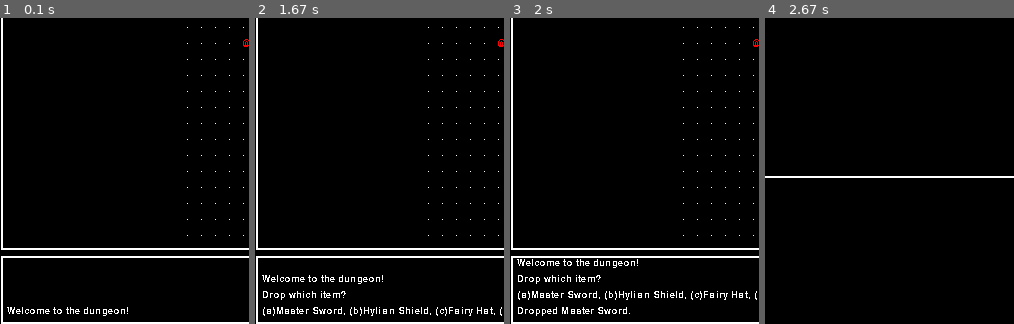
Above: before the commit, frames 1-4 (left to right).
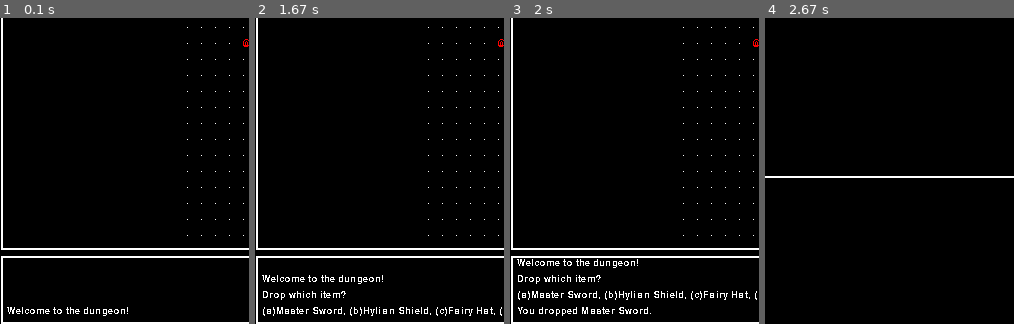
Above: after the commit, the same moments.

Repository: brandr/Roguelike_Python
Game: pygame game, started from gamelauncher.py
Two runs of this game, one before a commit and one after it. Both use one fixed random seed, a clock stepped at 60 frames per second and the inputs below.
Inputs:
- Up to frame 1 (0.1 s): no input
- Up to frame 2 (1.67 s): hold Up 0.33-0.8 s; hold Right 0.83-1.47 s; hold D 0.83-1.47 s
- Up to frame 3 (2 s): hold Left from 1.9 s (still down); hold A from 1.9 s (still down)
- Up to frame 4 (2.67 s): tap I at 2.05 s; release Left at 2.37 s; release A at 2.37 s
The pictures show only the part of the screen within x 7-57%, y 49-99%; the shares and areas given below are measured in that part.

Frames 1-2 are identical in both runs. In frame 3, 0.5% of the frame differs, in the area x 3-57%, y 94-98%; in frame 4, nothing differs.

Commit message:
implemented action queue for the player and used it to make it possible to drop multiple items. This cannot yet be interrupted, however

Diff:
--- a/action.py
+++ b/action.py
@@ -1,7 +1,10 @@
 "An action in the game which almost always consumes time."
 
 class Action:
+	""" Action(Being, Method, ?, int) -> Action
 
+	TODO
+	"""
 	def __init__(self, actor, method, arg, delay):
 		self.actor, self.method, self.arg, self.delay = actor, method, arg, delay
 
--- /dev/null
+++ b/actionqueue.py
@@ -0,0 +1,21 @@
+""" A chronologically ordered set of actions that a Being 'plans' to perform.
+"""
+
+from action import *
+
+class ActionQueue:
+	""" ActionQueue( ... ) -> ActionQueue
+
+	TODO
+	"""
+	def __init__(self):
+		self.actions = []
+
+	def enqueue_action(self, action):
+		self.actions.insert(0, action)
+
+	def dequeue_action(self):
+		return self.actions.pop()
+
+	def empty(self):
+		return len(self.actions) == 0
--- a/being.py
+++ b/being.py
@@ -2,6 +2,7 @@
 """
 
 from tile import *
+from actionqueue import *
 
 DEFAULT_COLOR = Color("#FFFFFF")
 
@@ -13,6 +14,7 @@
 	TODO: docstring
 	"""
 	def __init__(self, name):
+		self.action_queue = ActionQueue()
 		self.name = name
 		self.current_level = None
 		self.current_tile = None
@@ -51,7 +53,7 @@
 	def drop_item(self, item):
 		self.inventory.remove_item(item)
 		self.current_tile.add_item(item)
-		self.send_event("Dropped " + item.display_name() + ".")
+		self.send_event(self.display_name() + " dropped " + item.display_name() + ".")
 
 	def confirm_wield_item(self, item):
 		if(self.equipment_set != None):
--- a/monster.py
+++ b/monster.py
@@ -18,6 +18,7 @@
 		return 'M'			#TODO: figure out how monster symbols will be derived
 
 	def decide_next_turn(self):	#TODO: monster AI-based decision-making goes here
+		#TODO: may check action queue here. not sure.
 		player = self.current_level.player
 		if player != None:
 			self.melee_pursue(player)
@@ -44,5 +45,6 @@
 		else:
 			self.execute_action(self.wait, None, 1)
 
+		#TEMP
 	def temp_monster_attempt_melee_attack(self, being):
 		self.execute_action(self.melee_attack, being, self.attack_delay)
--- a/player.py
+++ b/player.py
@@ -47,10 +47,30 @@
 	def mp_display(self):
 		return str(self.magic_points[0]) + "/" + str(self.magic_points[1])
 
+	def decide_next_turn(self):
+		empty = self.action_queue.empty()
+		if(empty):
+			return
+		else:
+			action = self.action_queue.dequeue_action()
+			action.method(action.arg)
+
+	def enqueue_player_action(self, method, arg, delay):
+		action = Action(self, method, arg, delay)
+		self.action_queue.enqueue_action(action)
+
+	def execute_player_action(self, method, arg, delay):
+		method(arg)
+		self.current_level.enqueue_player_delay(self, delay)
+		self.end_turn()
+
+	def lowest_non_player_delay(self):
+		return self.current_level.turn_counter.lowest_non_player_delay()
+
 	def begin_wait(self, time):
 		self.execute_player_action(self.wait, None, time)
 
-	def wait(self, arg): #even though this method does nothing, it still seems to be necessary.
+	def wait(self, arg): #even though this method does nothing, it is still used to make the waiting process to work.
 		pass
 
 		# pick up items
@@ -88,7 +108,10 @@
 			self.send_event("You have no items to drop.")
 			return
 		if(multiple):
-			pass #TODO: case for dropping many items
+			item_list = self.inventory.item_select_list()
+			self.screen_manager.switch_to_select_list_screen(item_list, self, self.attempt_drop_item)
+			#self.screen_manager.switch_to_select_list_controls(item_list, self, self.attempt_drop_item)
+			return #TODO: case for dropping many items. (should probably open a selectlist screen with the "multiple" flag on, and the action set to some drop method.)
 		else:
 			self.drop_item_prompt()
 
@@ -132,7 +155,7 @@
 	def wield_item_prompt(self):
 		self.send_event("Wield which item?")
 		item_list = self.inventory.item_select_list()
-		self.screen_manager.switch_to_select_list_controls(item_list, self, self.wield_item)
+		self.screen_manager.switch_to_select_list_controls(item_list, self, self.wield_item, False, False)
 
 	def wield_item(self, item):
 		if(item.wielded):
@@ -177,7 +200,7 @@
 	def equip_item_prompt(self):
 		self.send_event("Equip which item?")
 		equip_list = self.inventory.equippable_item_select_list()
-		self.screen_manager.switch_to_select_list_controls(equip_list, self, self.equip_item)
+		self.screen_manager.switch_to_select_list_controls(equip_list, self, self.equip_item, False, False)
 
 	def equip_item(self, item):
 		if(item.equipped):
@@ -193,6 +216,7 @@
 		if(self.has_equipment_in_slot(slot)):
 			self.unequip_item_prompt(self.equipment_in_slot(slot), item)
 			return
+
 		# TODO: check for:
 		# attempting to remove chest armor while wearing a robe
 		# attemping to remove gloves while wielding a cursed item
@@ -222,11 +246,3 @@
 
 	def cancel_replace_equip(self, item):
 		self.send_event("Nevermind.")
-
-	def execute_player_action(self, action, arg, delay):
-		action(arg)
-		self.current_level.enqueue_player_delay(self, delay)
-		self.end_turn()
-
-	def lowest_non_player_delay(self):
-		return self.current_level.turn_counter.lowest_non_player_delay()
--- a/screenmanager.py
+++ b/screenmanager.py
@@ -43,11 +43,15 @@
 		dark = Surface((self.master_screen.get_width(), self.master_screen.get_height()))
 		self.master_screen.blit(dark, (0, 0))
 
-	def switch_to_select_list_screen(self, select_list, player, action):
-		select_screen = SelectListScreen(select_list, player, action)
+	def switch_to_select_list_screen(self, select_list, player, action, multiple = True):
+		controls = SelectListControls(select_list, player, action, False, multiple)
+		self.switch_controls(controls)
+		controls.open_expanded_select_list()
 
-	def switch_to_select_list_controls(self, select_list, player, action):
-		controls = SelectListControls(select_list, player, action)
+		#select_screen = SelectListScreen(select_list, player, action)
+
+	def switch_to_select_list_controls(self, select_list, player, action, multiple = False, expand_to_multiple = True):
+		controls = SelectListControls(select_list, player, action, multiple, expand_to_multiple)
 		self.switch_controls(controls)
 		list_message = select_list.list_message()
 		level = player.current_level
--- a/selectlist.py
+++ b/selectlist.py
@@ -10,6 +10,12 @@
 	def __init__(self, list_class, object_list):
 		self.list_class = list_class
 		self.object_list = object_list
+		self.toggles = []
+		self.initialize_toggles()
+
+	def initialize_toggles(self):
+		for i in range(len(self.object_list)):
+			self.toggles.append(False)
 
 	def list_message(self):
 		message = ""
@@ -20,6 +26,23 @@
 		last_object = self.object_list[length - 1]
 		message += self.index_letter_string(length - 1) + last_object.display_name(True) + ", (?)"
 		return message
+
+	def toggled_objects(self):
+		objects = []
+		for i in range(len(self.object_list)):
+			if(self.toggles[i]):
+				objects.append(self.select_object_at_index(i))
+		return objects
+
+	def toggle(self, letter):
+		index = ALPHABET.index(letter)
+		current = self.toggles[index]
+		self.toggles[index] = not current
+
+	def none_toggled(self):
+		for t in self.toggles:
+			if t == True: return False
+		return True
 
 	def select_object_at_index(self, index):
 		return self.object_list[index]
@@ -34,6 +57,12 @@
 	def index_letter_string(self, index):
 		return "(" + ALPHABET[index] + ")"
 
+	def index_toggle_string(self, index):
+		toggled = self.toggles[index]
+		if(toggled):
+			return "+"
+		return u"·"
+
 	def index_letter(self, index):
 		return ALPHABET[index]
 
--- a/selectlistcontrols.py
+++ b/selectlistcontrols.py
@@ -13,7 +13,7 @@
 
 	TODO
 	"""
-	def __init__(self, select_list, player, action, multiple = False, on_main_screen = True):
+	def __init__(self, select_list, player, action, multiple = False, expand_to_multiple = True, on_main_screen = True):
 		# TODO: make it possible to select multiple objects sometimes, but not always.
 		# consider other different selection modes.
 		Controls.__init__(self)
@@ -21,6 +21,7 @@
 		self.player = player
 		self.action = action
 		self.multiple = multiple
+		self.expand_to_multiple = expand_to_multiple
 		self.on_main_screen = on_main_screen
 		self.control_map = {}
 		self.initialize_control_map(SELECT_LIST_CONTROL_MAP)
@@ -30,11 +31,23 @@
 			self.control_map[letter] = SelectListControls.select_object
 
 	def select_object(self, letter):
+		if(not self.multiple):
+			self.select_object_single(letter)
+			return
+		self.select_object_multiple(letter)
+
+	def select_object_single(self, letter):
 		if(letter in self.control_map):
 			select_object = self.select_list.select_object_from_letter(letter)
 			self.exit_to_main_game_controls() #TODO: not the case if selection should not prompt this.
 			action = self.action
 			action(select_object)
+
+	def select_object_multiple(self, letter):
+		if(self.on_main_screen):
+			return #TEMP. Currently there is no case for multiple selections on main game screen.
+		if(letter in self.control_map):
+			self.select_list.toggle(letter)
 
 	def exit_to_main_game_controls(self, key = None):
 		if(not self.on_main_screen):
@@ -46,18 +59,38 @@
 		select_list_screen = self.select_list_screen(self.select_list)
 		self.control_manager.switch_screen(select_list_screen)
 
+	def confirm_selection(self, key = None):
+		self.exit_to_main_game_controls()
+
+		toggles = self.select_list.toggles
+		toggle_length = len(toggles)
+		toggle_index = 0
+		toggled_objects = self.select_list.toggled_objects()
+		length = len(toggled_objects)
+		action = self.action
+
+		if(toggled_objects):
+			first_object = toggled_objects[0]
+			action(first_object)
+			for i in range(1, length):
+				o = toggled_objects[i]
+				self.player.enqueue_player_action(action, o, 1) #TEMP
+			self.player.decide_next_turn()
+
 	def select_list_screen(self, select_list):
-		list_pane = SelectListPane(select_list) #TODO: make this class
+		list_pane = SelectListPane(select_list)
 		panes = [list_pane]
-		controls = SelectListControls(self.select_list, self.player, self.action, True, False) # "True" is temporary. (it represents the ability to select multiple things)
+		controls = SelectListControls(self.select_list, self.player, self.action, self.expand_to_multiple, False, False)
 		control_manager = self.control_manager.build_control_manager(controls)
 		return self.control_manager.build_screen(control_manager, panes)
 		 #TODO: open an expanded list like for forgetting spells/picking up tile items in crawl.
 
+confirm_selection = SelectListControls.confirm_selection
 exit = SelectListControls.exit_to_main_game_controls
 open_exanded_select_list = SelectListControls.open_expanded_select_list
 
 SELECT_LIST_CONTROL_MAP = {
 	K_ESCAPE:exit,
 	'?':open_exanded_select_list,
+	K_RETURN:confirm_selection
 }
--- a/selectlistpane.py
+++ b/selectlistpane.py
@@ -26,7 +26,10 @@
 		for i in range(self.select_list.length()):
 			o = self.select_list.select_object_at_index(i)
 			name = o.display_name(True)
-			object_text = self.select_list.index_letter_string(i) + " " + name
+			object_text = self.select_list.index_toggle_string(i) + " " + self.select_list.index_letter_string(i) + " " + name
 			rendered_text = self.rendered_text(object_text)
-			select_info.blit(rendered_text, (8, SELECT_LIST_LINE_HEIGHT*i)) #TODO: multiple columns
+			select_info.blit(rendered_text, (8, SELECT_LIST_LINE_HEIGHT * i)) #TODO: multiple columns
 		Pane.update(self, select_info)
+
+	#def toggle_select(self, letter):
+	#	print(letter) #TODO
--- a/turncounter.py
+++ b/turncounter.py
@@ -39,10 +39,11 @@
 			if delay < lowest_delay:
 				lowest_actor = a
 				lowest_delay = delay
-		if lowest_actor == self.player: # case for the player's turn is nex
+		if lowest_actor == self.player: # case for the player's turn is next
 			self.increment_counter(lowest_delay)
 			self.decrement_player_turn_delay(lowest_delay) #TEMP (not sure this is right)
 			self.decrement_turn_delays(lowest_delay)
+			self.player.decide_next_turn()
 			return
 		else:				   			# case for a monster's turn is next
 			del self.turn_queue[lowest_actor]
Not shown, changed: todolist.txt
